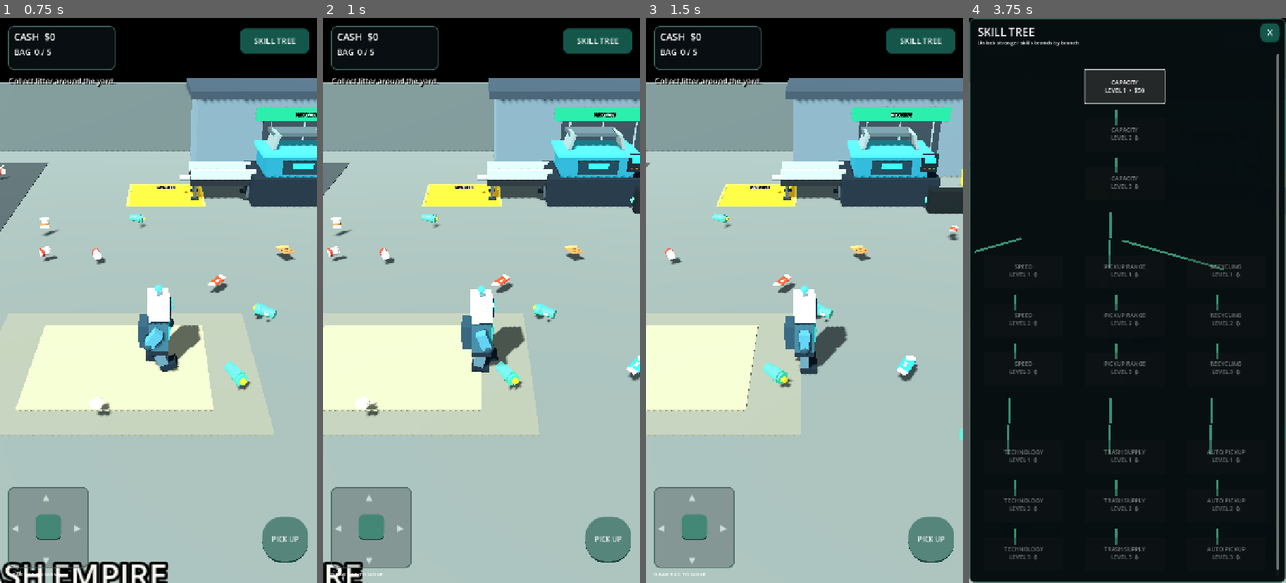
Above: before the commit, frames 1-4 (left to right).
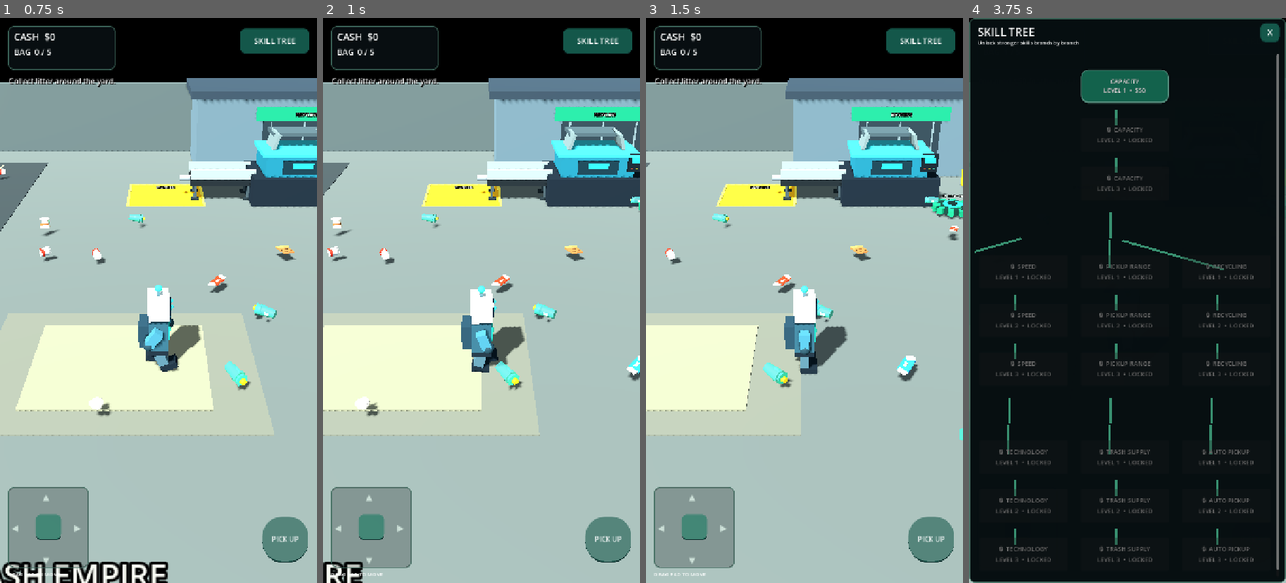
Above: after the commit, the same moments.

Repository: zekainstabot/trash-empire
Game: Godot game, scene res://Scenes/Main.tscn
The game is run twice, just before and just after one commit, with the same random seed, the same clock (stepped at 60 frames per second) and the same inputs.
Inputs (mouse positions are in pixels of both pictures, inside the frame that each line leads up to):
- Up to frame 1 (0.75 s): move the mouse to (228, 272) at 0.52 s; hold D (move_right) from 0.53 s (still down); click (228, 272) at 0.67 s
- Up to frame 2 (1 s): keep holding D (move_right)
- Up to frame 3 (1.5 s): release D (move_right) at 1.25 s; drag from (741, 328) to (788, 413) at 1.27 s
- Up to frame 4 (3.75 s): click "PICK UP" at 2 s; click "SKILL TREE" at 2.75 s; click "CAPACITY LEVEL 1 • $50" at 3.5 s

Frame 1 is identical in both runs. In frame 2, less than 0.1% of the frame differs, in the area x 97-100%, y 30-35%; in frame 3, 0.5%; in frame 4, 4.6%, in the area x 8-90%, y 9-97%.

Commit message:
Polish skill tree, realistic conveyor trash, and gear respawn button

Diff:
--- a/Scripts/main.gd
+++ b/Scripts/main.gd
@@ -199,7 +199,7 @@
 
 	expansion_world_button = _create_world_action_button("ExpansionPurchase", "OPEN DISTRICT 2  $500", Vector3(15.0, 0.0, 2.6), Vector3(2.8, 1.25, 0.35), Callable(self, "_buy_next_stage"), Color(0.88, 0.56, 0.12))
 	_refresh_expansion_world_button()
-	refill_world_button = _create_world_action_button("TrashRefillButton", "REFILL TRASH", Vector3(10.2, 0.0, -4.25), Vector3(1.9, 0.9, 0.35), Callable(self, "_refill_first_district"), Color(0.10, 0.58, 0.40))
+	refill_world_button = _create_gear_refill_button(Vector3(10.2, 0.0, -4.25), Callable(self, "_refill_first_district"))
 
 func _create_world_action_button(node_name: String, title: String, world_position: Vector3, dimensions: Vector3, action: Callable, color: Color) -> Node3D:
 	var root := Node3D.new()
@@ -243,6 +243,80 @@
 	label.modulate = Color.WHITE
 	root.add_child(label)
 
+	area.input_event.connect(_on_world_action_input.bind(action))
+	return root
+
+func _create_gear_refill_button(world_position: Vector3, action: Callable) -> Node3D:
+	var root := Node3D.new()
+	root.name = "TrashRespawnGear"
+	root.position = world_position
+	add_child(root)
+
+	var gear_material := _mat(Color(0.08, 0.48, 0.34))
+	var edge_material := _mat(Color(0.035, 0.18, 0.15))
+	var gear := MeshInstance3D.new()
+	var gear_mesh := CylinderMesh.new()
+	gear_mesh.top_radius = 0.72
+	gear_mesh.bottom_radius = 0.72
+	gear_mesh.height = 0.24
+	gear_mesh.radial_segments = 12
+	gear.mesh = gear_mesh
+	gear.position.y = 0.22
+	gear.material_override = edge_material
+	root.add_child(gear)
+
+	for i in range(10):
+		var angle := TAU * float(i) / 10.0
+		var tooth := MeshInstance3D.new()
+		var tooth_mesh := BoxMesh.new()
+		tooth_mesh.size = Vector3(0.34, 0.24, 0.25)
+		tooth.mesh = tooth_mesh
+		tooth.position = Vector3(cos(angle) * 0.70, 0.22, sin(angle) * 0.70)
+		tooth.rotation.y = -angle
+		tooth.material_override = gear_material
+		root.add_child(tooth)
+
+	var hub := MeshInstance3D.new()
+	var hub_mesh := CylinderMesh.new()
+	hub_mesh.top_radius = 0.43
+	hub_mesh.bottom_radius = 0.43
+	hub_mesh.height = 0.28
+	hub_mesh.radial_segments = 32
+	hub.mesh = hub_mesh
+	hub.position.y = 0.25
+	hub.material_override = _mat(Color(0.12, 0.68, 0.46))
+	root.add_child(hub)
+
+	var center := MeshInstance3D.new()
+	var center_mesh := CylinderMesh.new()
+	center_mesh.top_radius = 0.22
+	center_mesh.bottom_radius = 0.22
+	center_mesh.height = 0.30
+	center_mesh.radial_segments = 32
+	center.mesh = center_mesh
+	center.position.y = 0.27
+	center.material_override = _mat(Color(0.035, 0.12, 0.11))
+	root.add_child(center)
+
+	var label := Label3D.new()
+	label.text = "↻  RESPAWN"
+	label.position = Vector3(0, 0.72, 0)
+	label.font_size = 26
+	label.pixel_size = 0.006
+	label.billboard = BaseMaterial3D.BILLBOARD_ENABLED
+	label.modulate = Color(0.92, 1.0, 0.95)
+	root.add_child(label)
+
+	var area := Area3D.new()
+	area.name = "RespawnGearArea"
+	area.position.y = 0.25
+	var collision := CollisionShape3D.new()
+	var hit_shape := CylinderShape3D.new()
+	hit_shape.radius = 1.05
+	hit_shape.height = 0.8
+	collision.shape = hit_shape
+	area.add_child(collision)
+	root.add_child(area)
 	area.input_event.connect(_on_world_action_input.bind(action))
 	return root
 
@@ -526,15 +600,49 @@
 		_add_skill_connection(parent, Vector2(x, 1061), Vector2(x, 1095))
 	for node in nodes:
 		var button := Button.new()
-		button.position = Vector2(float(node.x), float(node.y))
-		button.size = Vector2(180, 76)
-		button.custom_minimum_size = Vector2(180, 76)
-		button.add_theme_font_size_override("font_size", 13)
-		button.add_theme_color_override("font_color", Color.WHITE)
+		button.position = Vector2(float(node.x) - 10.0, float(node.y))
+		button.size = Vector2(200, 76)
+		button.custom_minimum_size = Vector2(200, 76)
+		button.add_theme_font_size_override("font_size", 14)
+		button.add_theme_color_override("font_color", Color(0.94, 0.98, 0.96))
+		button.add_theme_color_override("font_hover_color", Color.WHITE)
+		button.add_theme_constant_override("outline_size", 1)
+		button.focus_mode = Control.FOCUS_NONE
 		button.pressed.connect(_purchase_skill_node.bind(String(node.branch), int(node.level)))
 		parent.add_child(button)
 		skill_node_data.append({"button":button,"branch":String(node.branch),"level":int(node.level),"title":String(node.title)})
 	_refresh_upgrade_prices()
+
+func _skill_branch_color(branch: String) -> Color:
+	match branch:
+		"capacity": return Color(0.12, 0.62, 0.48)
+		"speed": return Color(0.20, 0.52, 0.88)
+		"range": return Color(0.65, 0.48, 0.90)
+		"unload": return Color(0.88, 0.57, 0.18)
+		"technology": return Color(0.18, 0.68, 0.78)
+		"supply": return Color(0.72, 0.48, 0.24)
+		"auto": return Color(0.30, 0.72, 0.38)
+	return Color(0.25, 0.45, 0.42)
+
+func _skill_node_style(color: Color, locked := false) -> StyleBoxFlat:
+	var style := StyleBoxFlat.new()
+	style.bg_color = color
+	style.corner_radius_top_left = 16
+	style.corner_radius_top_right = 16
+	style.corner_radius_bottom_left = 16
+	style.corner_radius_bottom_right = 16
+	style.border_width_left = 2
+	style.border_width_right = 2
+	style.border_width_top = 2
+	style.border_width_bottom = 4
+	style.border_color = color.lightened(0.28) if not locked else Color(0.22, 0.27, 0.28)
+	style.shadow_color = Color(0, 0, 0, 0.28)
+	style.shadow_size = 5
+	style.content_margin_left = 10
+	style.content_margin_right = 10
+	style.content_margin_top = 7
+	style.content_margin_bottom = 9
+	return style
 
 func _add_skill_connection(parent: Control, from_point: Vector2, to_point: Vector2) -> void:
 	var line := ColorRect.new()
@@ -589,20 +697,24 @@
 		var available := _skill_branch_unlocked(branch) and level == current + 1 and level <= 3
 		var owned := current >= level
 		var button := node.button as Button
+		var accent := _skill_branch_color(branch)
 		if owned:
-			button.text = "%s\nLEVEL %d  ✓" % [node.title, level]
+			button.text = "✓  %s\nLEVEL %d  •  UNLOCKED" % [node.title, level]
 			button.disabled = true
-			button.add_theme_stylebox_override("normal", _button_style(Color(0.08, 0.38, 0.27)))
+			button.add_theme_stylebox_override("normal", _skill_node_style(Color(0.055, 0.25, 0.20)))
+			button.add_theme_stylebox_override("hover", _skill_node_style(Color(0.07, 0.30, 0.23)))
 		elif available:
 			var base_cost: int = int({"capacity":50,"speed":75,"unload":100,"range":125,"technology":150,"supply":175,"auto":250}.get(branch, 50))
-			var price_level := level if branch != "auto" else level
+			var price_level := level
 			button.text = "%s\nLEVEL %d  •  $%d" % [node.title, level, _upgrade_cost(base_cost, price_level)]
 			button.disabled = false
-			button.add_theme_stylebox_override("normal", _button_style(Color(0.08, 0.34, 0.29)))
+			button.add_theme_stylebox_override("normal", _skill_node_style(accent.darkened(0.55)))
+			button.add_theme_stylebox_override("hover", _skill_node_style(accent.darkened(0.38)))
+			button.add_theme_stylebox_override("pressed", _skill_node_style(accent.darkened(0.68)))
 		else:
-			button.text = "%s\nLEVEL %d  🔒" % [node.title, level]
+			button.text = "🔒  %s\nLEVEL %d  •  LOCKED" % [node.title, level]
 			button.disabled = true
-			button.add_theme_stylebox_override("normal", _button_style(Color(0.12, 0.15, 0.16)))
+			button.add_theme_stylebox_override("normal", _skill_node_style(Color(0.09, 0.12, 0.13), true))
 
 func _input(event: InputEvent) -> void:
 	# Give the skill tree its own touch-drag scrolling with momentum.
@@ -994,16 +1106,16 @@
 			slat.position.x = x
 
 func _spawn_conveyor_item() -> void:
-	var item := MeshInstance3D.new()
-	var mesh := BoxMesh.new()
-	mesh.size = Vector3(0.34, 0.20, 0.30)
-	item.mesh = mesh
-	item.position = Vector3(2.55, 1.24, -6.5 + randf_range(-0.32, 0.32))
-	item.rotation = Vector3(randf_range(-0.25, 0.25), randf_range(0.0, TAU), randf_range(-0.2, 0.2))
-	item.material_override = _mat([Color(0.20, 0.62, 0.78), Color(0.82, 0.66, 0.30), Color(0.35, 0.68, 0.38)][randi_range(0, 2)])
+	# Reuse the detailed bottle/can/cup/wrapper models instead of sending a plain cube.
+	var item := Node3D.new()
+	item.name = "ConveyorRecyclingItem"
+	item.set_script(TRASH_SCRIPT)
+	item.position = Vector3(2.55, 1.22, -6.5 + randf_range(-0.32, 0.32))
+	item.scale = Vector3.ONE * 0.72
 	add_child(item)
 	var travel := create_tween()
-	travel.set_trans(Tween.TRANS_LINEAR)
+	travel.set_trans(Tween.TRANS_SINE)
+	travel.set_ease(Tween.EASE_IN_OUT)
 	travel.tween_property(item, "position", Vector3(5.35, 1.25, item.position.z), 1.35)
 	travel.parallel().tween_property(item, "rotation:y", item.rotation.y + TAU, 1.35)
 	travel.tween_callback(item.queue_free)
